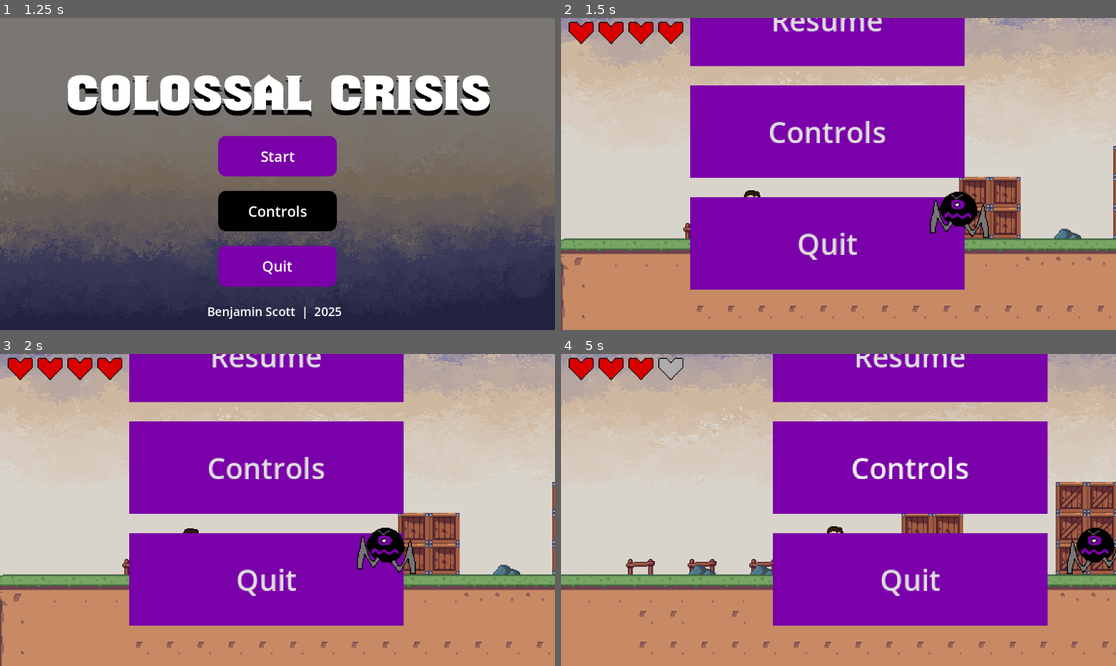
Above: before the commit, frames 1-4 (two rows, left to right).
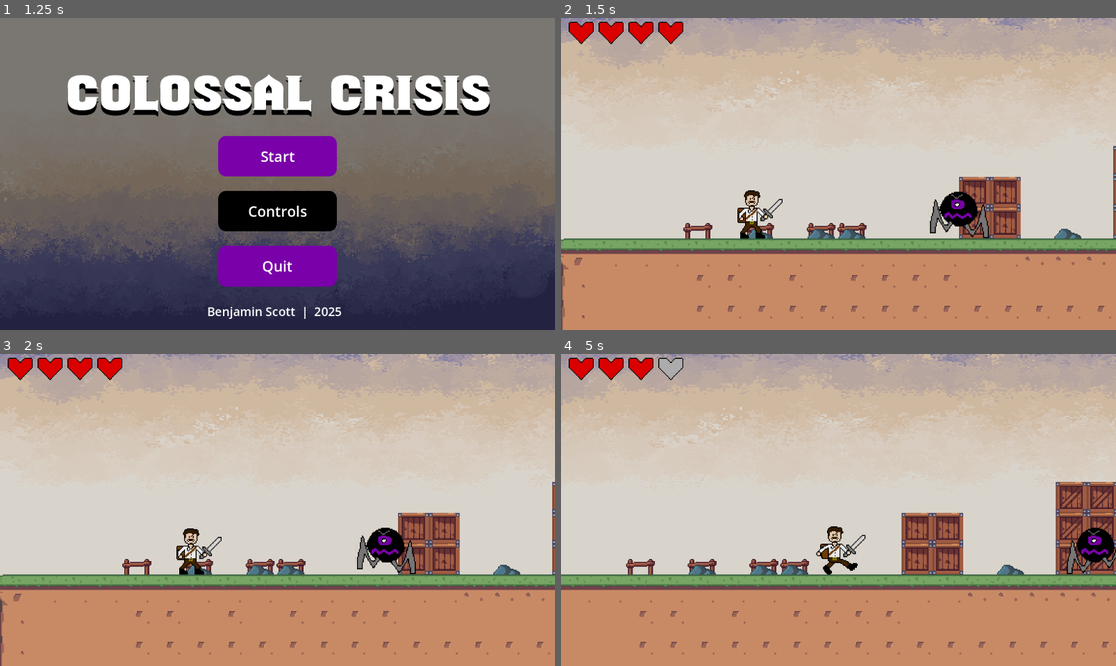
Above: after the commit, the same moments.

Repository: bscott519/ColossalCrisisGame
Game: Godot game, scene res://Scenes/main_menu.tscn
Same seed, same stepped clock (60 frames per second), same inputs: the game is played once before the commit and once after it. The engine's default icon, where the game draws it, is replaced by a stand-in: a white triangle on a blue panel in a dark square.
Inputs (mouse positions are in pixels of both pictures, inside the frame that each line leads up to):
- Up to frame 1 (1.25 s): click "Controls" at 0.5 s
- Up to frame 2 (1.5 s): click "Start" at 1.25 s
- Up to frame 3 (2 s): no input
- Up to frame 4 (5 s): click (827, 357) at 2 s, where only the run before the commit has a clickable "Resume"; click (827, 466) at 2.75 s, where only the run before the commit has a clickable "Controls"; move the mouse to (960, 494) at 3.52 s; hold D (right) from 3.53 s (still down); click (960, 494) at 3.6 s; move the mouse to (727, 525) at 4.27 s; click (727, 525) at 4.35 s

Frame 1 is identical in both runs. In frame 2, 37% of the frame differs, in the area x 23-73%, y 0-88%; in frame 3, 36%; in frame 4, 37%, in the area x 38-88%, y 0-88%.
Error before the commit: Invalid call. Nonexistent function 'pauseToggle' in base 'CharacterBody2D (Player)'. (res://Scripts/pause_menu.gd:6)

Commit message:
pause menu fixed

Diff:
--- a/Scenes/level_1.tscn
+++ b/Scenes/level_1.tscn
@@ -215,17 +215,6 @@
 limit_right = 5550
 limit_bottom = 320
 
-[node name="PauseMenu" parent="player/Camera2D" instance=ExtResource("10_sup5l")]
-anchors_preset = 8
-anchor_left = 0.5
-anchor_top = 0.5
-anchor_right = 0.5
-anchor_bottom = 0.5
-offset_left = 74.0
-offset_top = -82.0
-offset_right = 74.0
-offset_bottom = -82.0
-
 [node name="colosslings" parent="." node_paths=PackedStringArray("patrol_points") instance=ExtResource("5_1lh3t")]
 position = Vector2(388, 213)
 patrol_points = NodePath("PatrolPoints")
@@ -449,3 +438,7 @@
 
 [node name="healthPowerUp5" parent="." instance=ExtResource("9_6f8uw")]
 position = Vector2(2048, 7)
+
+[node name="CanvasLayer2" type="CanvasLayer" parent="."]
+
+[node name="PauseMenu" parent="CanvasLayer2" instance=ExtResource("10_sup5l")]
--- a/Scenes/pause_menu.tscn
+++ b/Scenes/pause_menu.tscn
@@ -1,6 +1,13 @@
-[gd_scene load_steps=6 format=3 uid="uid://b07naphow6dr2"]
+[gd_scene load_steps=9 format=3 uid="uid://b07naphow6dr2"]
 
 [ext_resource type="Script" path="res://Scripts/pause_menu.gd" id="1_eoybq"]
+[ext_resource type="Texture2D" uid="uid://c7awsvhvqdq0c" path="res://GameArt/Background.png" id="2_2hkv3"]
+
+[sub_resource type="StyleBoxTexture" id="StyleBoxTexture_dx07t"]
+texture = ExtResource("2_2hkv3")
+modulate_color = Color(0.560784, 0.560784, 0.560784, 1)
+
+[sub_resource type="StyleBoxEmpty" id="StyleBoxEmpty_lh61f"]
 
 [sub_resource type="StyleBoxFlat" id="StyleBoxFlat_s4kco"]
 bg_color = Color(0.478431, 0.00392157, 0.662745, 1)
@@ -13,6 +20,7 @@
 [sub_resource type="StyleBoxEmpty" id="StyleBoxEmpty_fej2x"]
 
 [node name="PauseMenu" type="Control"]
+process_mode = 3
 layout_mode = 3
 anchors_preset = 15
 anchor_right = 1.0
@@ -21,22 +29,36 @@
 grow_vertical = 2
 script = ExtResource("1_eoybq")
 
-[node name="VBoxContainer" type="VBoxContainer" parent="."]
+[node name="Panel" type="Panel" parent="."]
+visible = false
+layout_mode = 1
+anchors_preset = 15
+anchor_right = 1.0
+anchor_bottom = 1.0
+grow_horizontal = 2
+grow_vertical = 2
+theme_override_styles/panel = SubResource("StyleBoxTexture_dx07t")
+
+[node name="PanelContainer" type="PanelContainer" parent="."]
 layout_mode = 1
 anchors_preset = 8
 anchor_left = 0.5
 anchor_top = 0.5
 anchor_right = 0.5
 anchor_bottom = 0.5
-offset_left = -142.5
-offset_top = -164.0
-offset_right = 142.5
-offset_bottom = 164.0
+offset_left = -179.5
+offset_top = -186.5
+offset_right = 179.5
+offset_bottom = 186.5
 grow_horizontal = 2
 grow_vertical = 2
+theme_override_styles/panel = SubResource("StyleBoxEmpty_lh61f")
+
+[node name="VBoxContainer" type="VBoxContainer" parent="PanelContainer"]
+layout_mode = 2
 theme_override_constants/separation = 20
 
-[node name="Resume" type="Button" parent="VBoxContainer"]
+[node name="Resume" type="Button" parent="PanelContainer/VBoxContainer"]
 layout_mode = 2
 size_flags_vertical = 3
 theme_override_font_sizes/font_size = 30
@@ -46,7 +68,7 @@
 theme_override_styles/focus = SubResource("StyleBoxEmpty_fej2x")
 text = "Resume"
 
-[node name="Controls" type="Button" parent="VBoxContainer"]
+[node name="Controls" type="Button" parent="PanelContainer/VBoxContainer"]
 layout_mode = 2
 size_flags_vertical = 3
 theme_override_font_sizes/font_size = 30
@@ -56,7 +78,7 @@
 theme_override_styles/focus = SubResource("StyleBoxEmpty_fej2x")
 text = "Controls"
 
-[node name="Quit" type="Button" parent="VBoxContainer"]
+[node name="Quit" type="Button" parent="PanelContainer/VBoxContainer"]
 layout_mode = 2
 size_flags_vertical = 3
 theme_override_font_sizes/font_size = 30
@@ -66,6 +88,6 @@
 theme_override_styles/focus = SubResource("StyleBoxEmpty_fej2x")
 text = "Quit"
 
-[connection signal="pressed" from="VBoxContainer/Resume" to="." method="_on_resume_pressed"]
-[connection signal="pressed" from="VBoxContainer/Controls" to="." method="_on_controls_pressed"]
-[connection signal="pressed" from="VBoxContainer/Quit" to="." method="_on_quit_pressed"]
+[connection signal="pressed" from="PanelContainer/VBoxContainer/Resume" to="." method="_on_resume_pressed"]
+[connection signal="pressed" from="PanelContainer/VBoxContainer/Controls" to="." method="_on_controls_pressed"]
+[connection signal="pressed" from="PanelContainer/VBoxContainer/Quit" to="." method="_on_quit_pressed"]
--- a/Scripts/level_1.gd
+++ b/Scripts/level_1.gd
@@ -2,28 +2,16 @@
 
 @onready var heartsContainer = $CanvasLayer/Hearts
 @onready var player = $player
-@onready var pause_menu = $player/Camera2D/PauseMenu
-
-var paused = false
+@onready var pause_menu = $CanvasLayer2/PauseMenu
 
 # Called when the node enters the scene tree for the first time.
 func _ready():
 	heartsContainer.setMaxHearts(player.max_health)
 	heartsContainer.updateHearts(player.health)
 	player.healthChanged.connect(heartsContainer.updateHearts)
+	pause_menu.hide()
 
 
 # Called every frame. 'delta' is the elapsed time since the previous frame.
 func _process(delta):
-	if Input.is_action_just_pressed("pause"):
-		pauseToggle()
-
-func pauseToggle():
-	if paused:
-		pause_menu.hide()
-		Engine.time_scale = 1
-	else:
-		pause_menu.show()
-		Engine.time_scale = 0
-
-	paused = !paused
+	pass
--- a/Scripts/pause_menu.gd
+++ b/Scripts/pause_menu.gd
@@ -1,12 +1,28 @@
 extends Control
 
-@onready var lvl = $"../../"
+func resume():
+	get_tree().paused = false
+	$".".hide()
+
+func pause():
+	get_tree().paused = true
+	$".".show()
+
+func testPause():
+	if Input.is_action_just_pressed("pause") and get_tree().paused == false:
+		pause()
+	elif Input.is_action_just_pressed("pause") and get_tree().paused == true:
+		resume()
 
 func _on_resume_pressed():
-	lvl.pauseToggle()
+	resume()
 
 func _on_controls_pressed():
-	pass # Replace with function body.
+	pass
 
 func _on_quit_pressed():
-	get_tree().quit
+	get_tree().paused = false
+	get_tree().change_scene_to_file("res://Scenes/main_menu.tscn")
+
+func _process(delta):
+	testPause()
